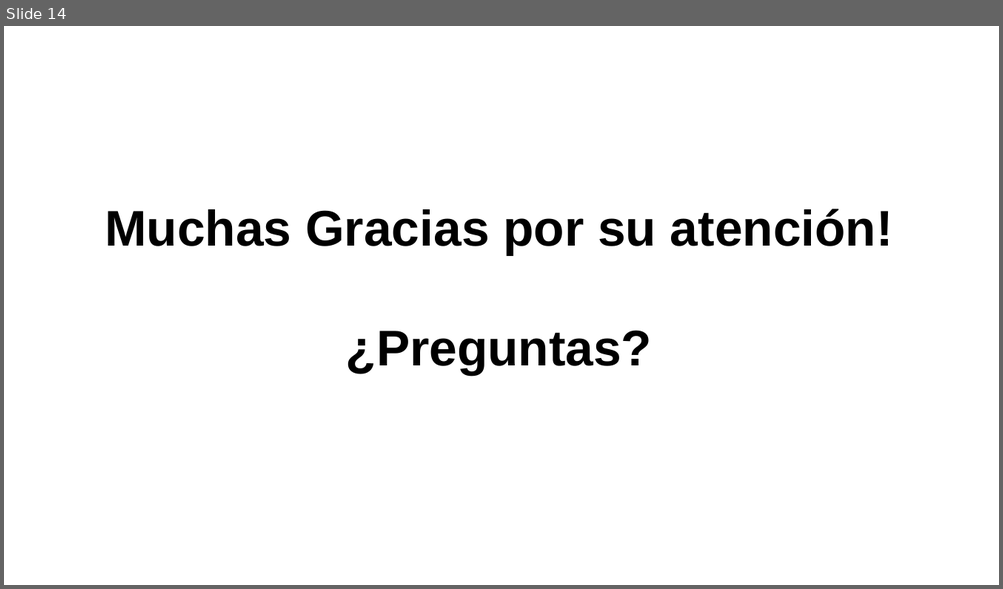
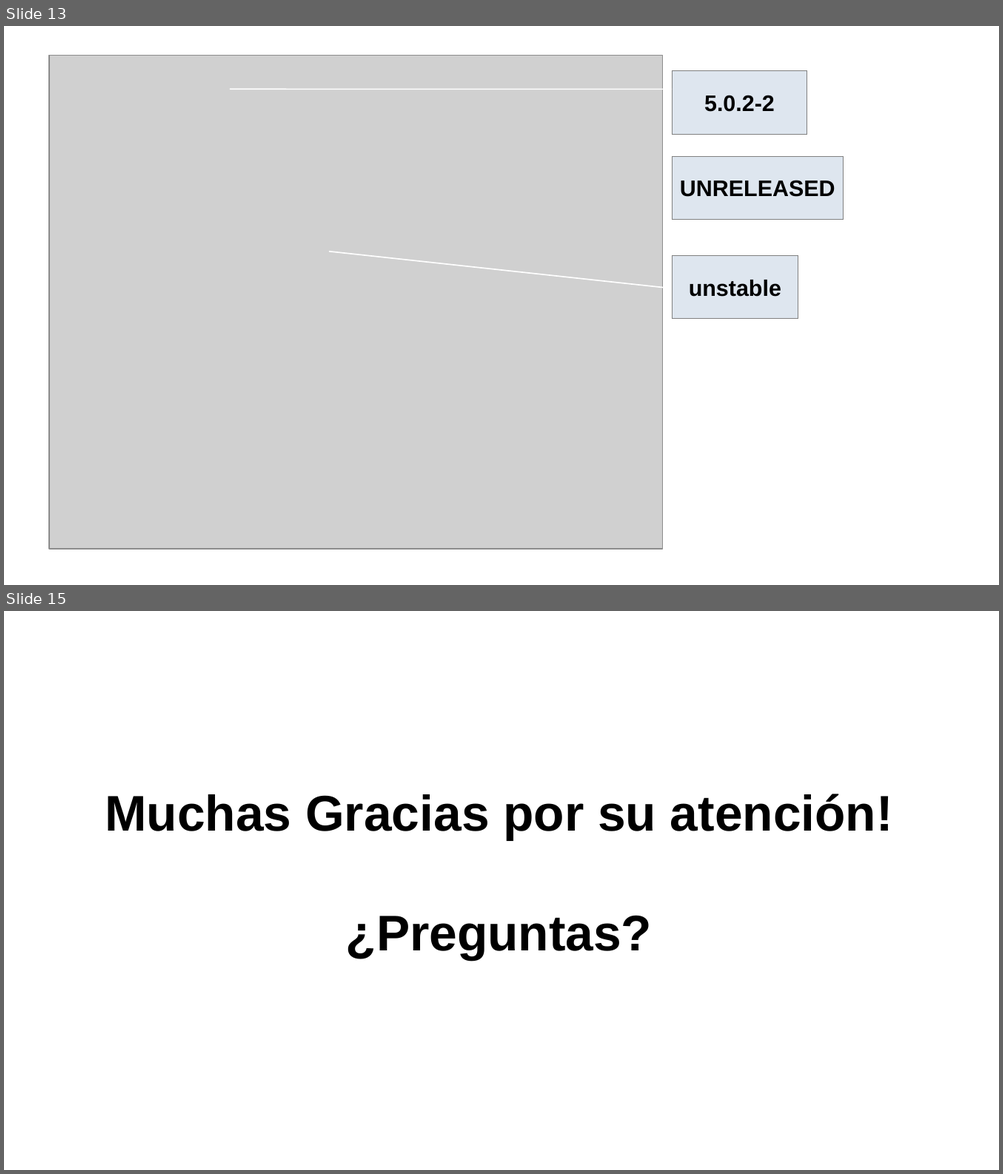
Before and after one commit to eamanu/Talks, a slide deck: 2019/PyConAR/Presentacion_PyConAR_2019.odp. Shown one above the other, each under a label of ours: slide 14 before the commit, slides 13 and 15 after it; the slides between them are not shown. The pictures are 1003x589 and 1003x1174 pixels, drawn with LibreOffice and Linux fonts; fonts in the diff are those of the drawing; grey boxes stand for pictures; background and template pictures are left out. Boxes give left, top, right and bottom in pixels: in the first picture for what was removed or moved away, otherwise in the second. Text is boxed around its words. In the diff, an @@ line names an element or a change of style, - is before the commit and + after.

```diff
--- a/2019/PyConAR/Presentacion_PyConAR_2019.odp
+++ b/2019/PyConAR/Presentacion_PyConAR_2019.odp
@@ slide 13 added at [4,26,999,585], background #FFFFFF @@
@@ picture added at [49,55,663,549] @@
@@ line added from (230, 89) to (672, 89), #FFFFFF 0.99 pt @@
@@ rectangle added at [672,71,807,134], fill #DEE6EF, outline #808080 0 pt, 18 pt, text #000000, bold @@
+5.0.2-2
@@ rectangle added at [672,156,843,219], fill #DEE6EF, outline #808080 0 pt, 18 pt, text #000000, bold @@
+UNRELEASED
@@ line added from (329, 252) to (663, 288), #FFFFFF 0.99 pt @@
@@ rectangle added at [672,256,798,319], fill #DEE6EF, outline #808080 0 pt, 18 pt, text #000000, bold @@
+unstable
@@ what was slide 14 is now slide 15 @@
```
Also in this commit, not shown: 1 slide changed.
